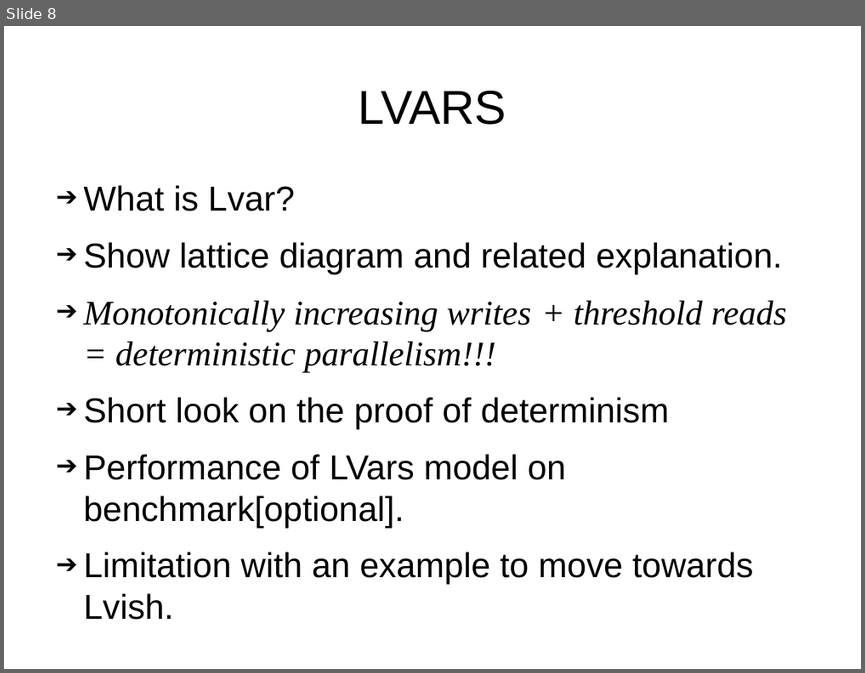
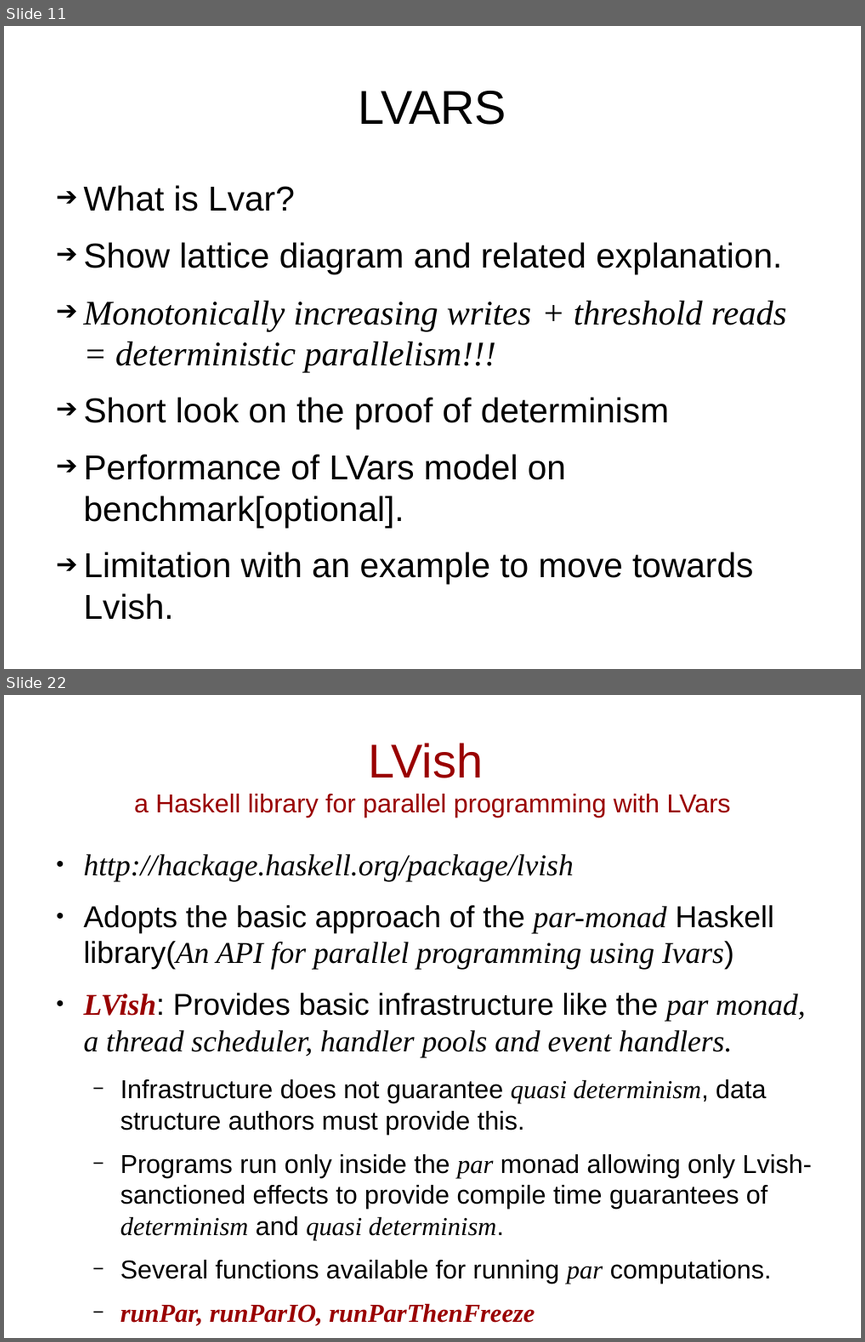
Before and after one commit to sentinel88/Personal, a slide deck: Talk.odp. Shown one above the other, each under a label of ours: slide 8 before the commit, slides 11 and 22 after it; the slides between them are not shown. The pictures are 865x673 and 865x1342 pixels, drawn with LibreOffice and Linux fonts; fonts in the diff are those of the drawing. Boxes give left, top, right and bottom in pixels: in the first picture for what was removed or moved away, otherwise in the second. Text is boxed around its words. In the diff, an @@ line names an element or a change of style, - is before the commit and + after.

```diff
--- a/Talk.odp
+++ b/Talk.odp
@@ slide 22 added at box(4, 695, 861, 1338), background #FFFFFF @@
@@ title added at box(134, 743, 731, 817), 24 pt, text #990000 @@
+LVish
+a Haskell library for parallel programming with LVars
@@ text added at box(84, 854, 812, 1326), 24 pt, text #000000 @@
+● http://hackage.haskell.org/package/lvish
+● Adopts the basic approach of the par-monad Haskell library(An API for parallel programming using Ivars)
+● LVish: Provides basic infrastructure like the par monad, a thread scheduler, handler pools and event handlers.
+  − Infrastructure does not guarantee quasi determinism, data structure authors must provide this.
+  − Programs run only inside the par monad allowing only Lvish-sanctioned effects to provide compile time guarantees of determinism and quasi determinism.
+  − Several functions available for running par computations.
+  − runPar, runParIO, runParThenFreeze
@@ what was slide 8 is now slide 11 @@
```
Also in this commit, not shown: 5 slides changed, 15 other slides added, 4 slides removed, 1 other file.
